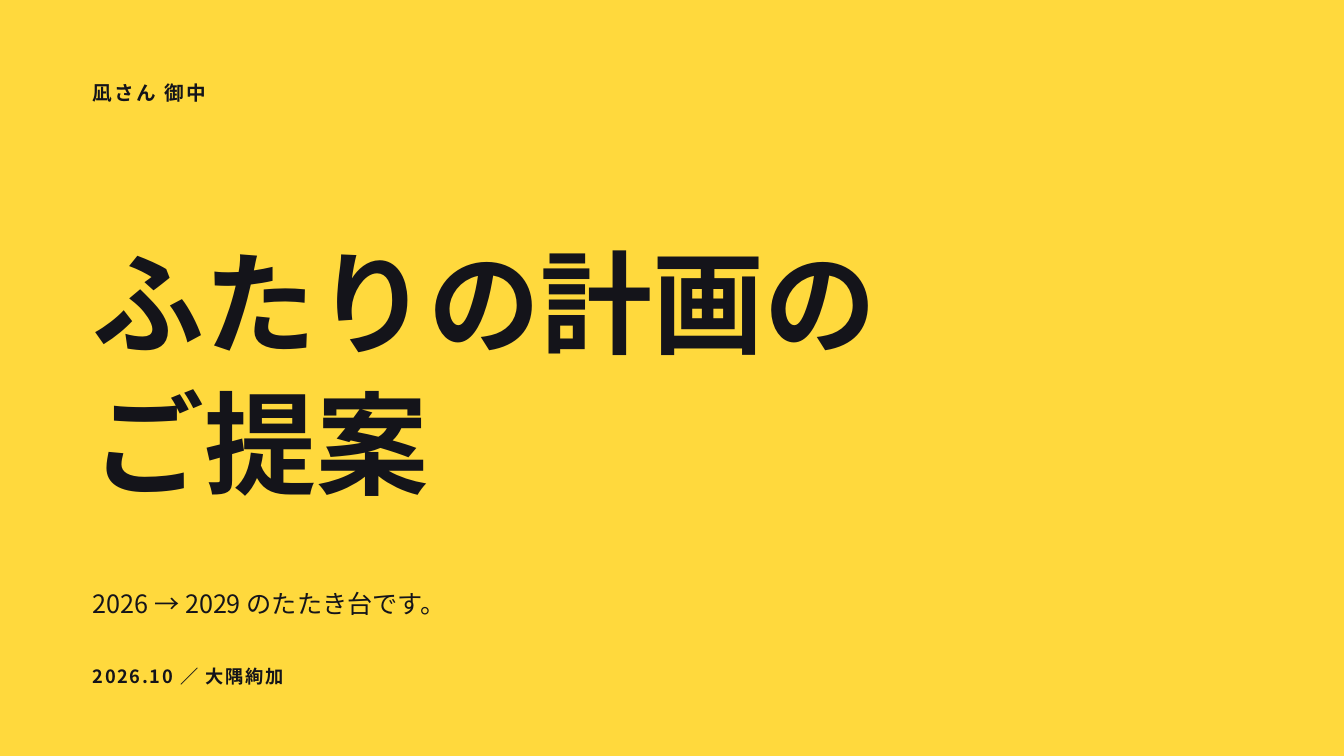
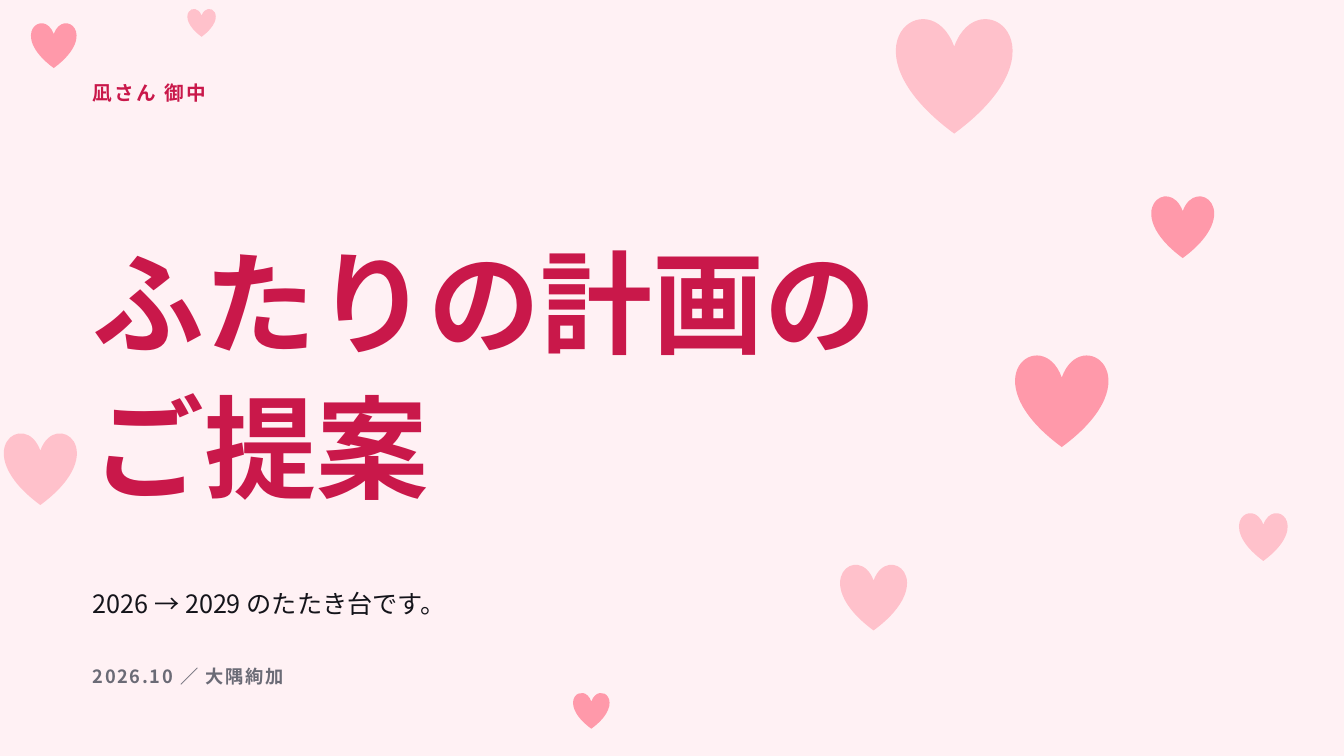
Before and after one commit to ayaka1933-glitch/portfolio, a slide deck: slide 1 of proposal/ふたりの計画のご提案.pptx. Drawn at 1344x756 pixels with LibreOffice and Linux fonts; fonts in the diff are those of the drawing. Boxes give left, top, right and bottom in pixels: in the first picture for what was removed or moved away, otherwise in the second. Text is boxed around its words. In the diff, an @@ line names an element or a change of style, - is before the commit and + after.

```diff
--- a/proposal/ふたりの計画のご提案.pptx
+++ b/proposal/ふたりの計画のご提案.pptx
@@ background #FFD93D to #FFF1F4 @@
@@ heart added at box(31, 23, 77, 69), fill #FF99AA @@
@@ heart added at box(188, 9, 216, 37), fill #FFC1CB @@
@@ heart added at box(896, 17, 1012, 133), fill #FFC1CB @@
@@ text "凪さん 御中" at box(93, 83, 205, 102): text colour #14141A to #C9184A @@
@@ text "ふたりの計画の" at box(93, 250, 877, 500): text colour #14141A to #C9184A; line spacing 1.05 to 1.08 @@
@@ heart added at box(1151, 196, 1214, 258), fill #FF99AA @@
@@ heart added at box(1015, 355, 1108, 448), fill #FF99AA @@
@@ heart added at box(4, 433, 77, 505), fill #FFC1CB @@
@@ heart added at box(1239, 512, 1288, 561), fill #FFC1CB @@
@@ heart added at box(841, 564, 907, 630), fill #FFC1CB @@
@@ text "2026.10 ／ 大隅絢加" at box(93, 667, 284, 685): text colour #14141A to #6B6B76 @@
@@ heart added at box(574, 693, 610, 729), fill #FF99AA @@
```
Also in this commit, not shown: 4 other slides changed, 3 other files.
